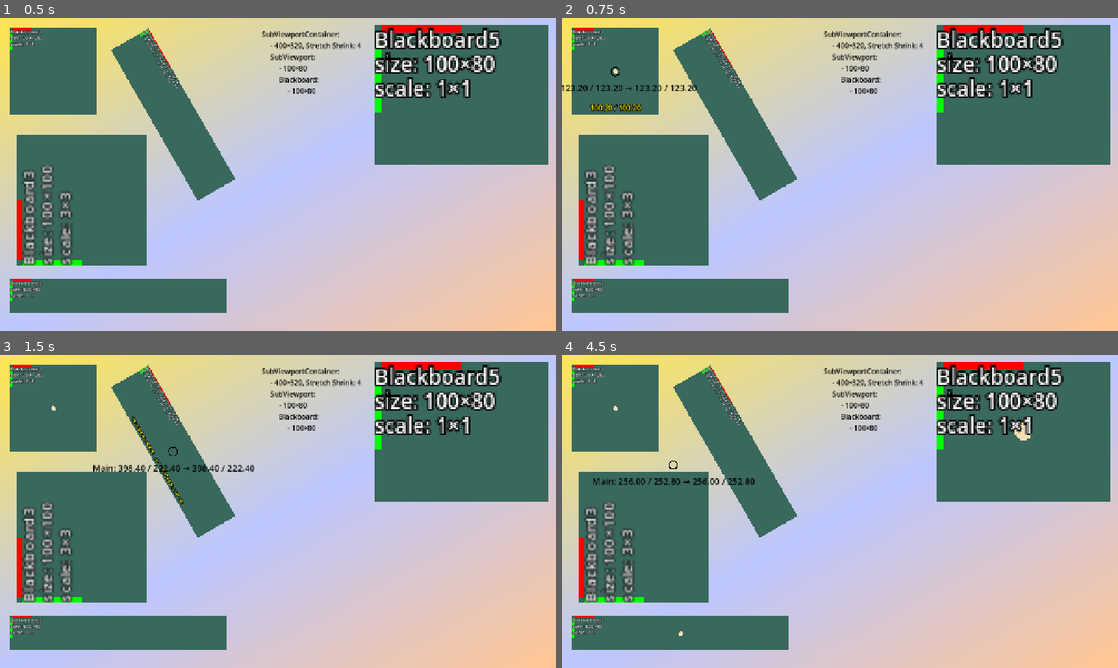
Above: before the commit, frames 1-4 (two rows, left to right).
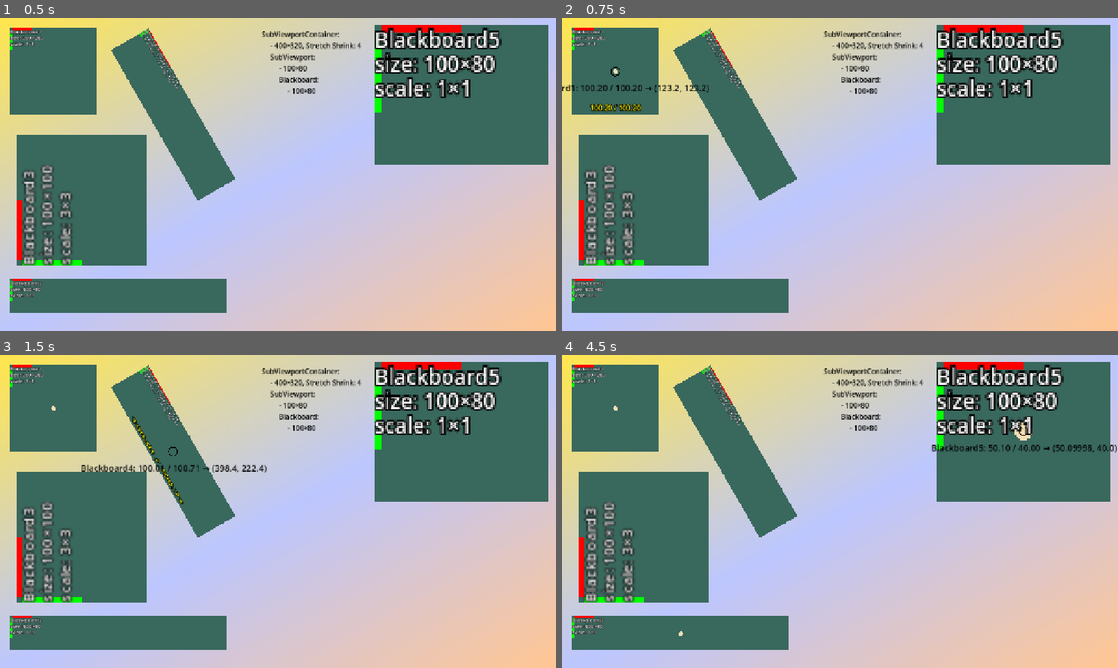
Above: after the commit, the same moments.

Repository: Toxe/godot-coordinate-systems
Game: Godot game, scene res://scenes/main.tscn
Same seed, same stepped clock (60 frames per second), same inputs: the game is played once before the commit and once after it.
Inputs (mouse positions are in pixels of both pictures, inside the frame that each line leads up to):
- Up to frame 1 (0.5 s): no input
- Up to frame 2 (0.75 s): tap Enter at 0.5 s; move the mouse to (617, 71) at 0.52 s; click (617, 71) at 0.67 s
- Up to frame 3 (1.5 s): tap Space at 1.25 s; move the mouse to (172, 452) at 1.27 s; click (172, 452) at 1.42 s
- Up to frame 4 (4.5 s): tap Enter at 2, 3.5 s; move the mouse to (678, 633) at 2.02 s; click (678, 633) at 2.17 s; tap Space at 2.75, 4.25 s; move the mouse to (645, 536) at 2.77 s; click (645, 536) at 2.92 s; move the mouse to (1023, 430) at 3.52 s; click (1023, 430) at 3.67 s; move the mouse to (673, 464) at 4.27 s; click (673, 464) at 4.42 s

Frame 1 is identical in both runs. In frame 2, 0.3% of the frame differs, in the area x 0-27%, y 21-24%; in frame 3, 0.5%; in frame 4, 0.7%, in the area x 5-100%, y 23-42%.

Commit message:
Send only node and position to mouse overlay

Diff:
--- a/CoordinateSystems/scenes/mouse_overlay.gd
+++ b/CoordinateSystems/scenes/mouse_overlay.gd
@@ -14,6 +14,10 @@
         lines.clear()
 
 
-func _on_mouse_moved(node: Node, local_position: Vector2, g_position: Vector2) -> void:
-    lines.append("%s: %s → %s" % [node.name, Format.format_position(local_position), Format.format_position(g_position)])
+func _on_mouse_moved(node: Node, local_position: Vector2) -> void:
+    var line := "%s: %s" % [node.name, Format.format_position(local_position)]
+    var canvas_item: CanvasItem = node as CanvasItem
+    if canvas_item:
+        line += " → %s" % [canvas_item.get_global_transform() * local_position]
+    lines.append(line)
     queue_redraw()
